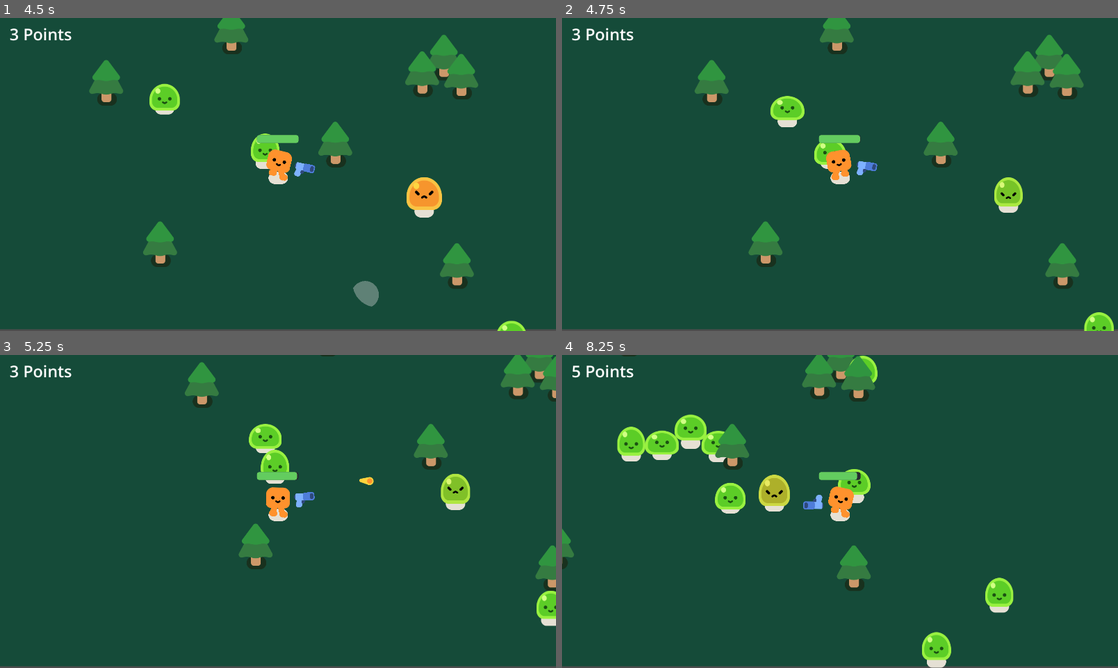
Above: before the commit, frames 1-4 (two rows, left to right).
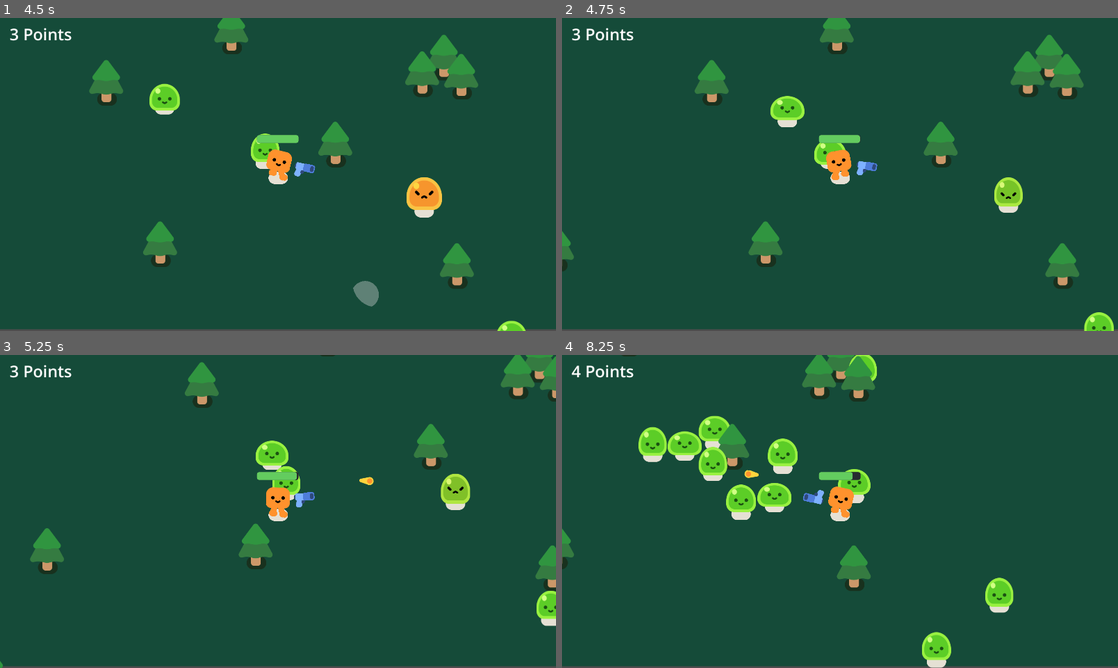
Above: after the commit, the same moments.

Repository: farinaceos/2d-godot-game
Game: Godot game, scene res://scenes/survivors_game.tscn
The game is run twice, just before and just after one commit, with the same random seed, the same clock (stepped at 60 frames per second) and the same inputs.
Inputs:
- Up to frame 1 (4.5 s): hold D (move_right) 0.53-1.28 s; hold S (move_down) 1.28-2.03 s; hold D (move_right) 2.03-2.78 s; hold W (move_up) 2.78-3.53 s; hold A (move_left) from 3.53 s (still down)
- Up to frame 2 (4.75 s): keep holding A (move_left)
- Up to frame 3 (5.25 s): release A (move_left) at 5.03 s; hold S (move_down) from 5.03 s (still down)
- Up to frame 4 (8.25 s): release S (move_down) at 5.78 s; hold D (move_right) 5.78-6.53 s; hold W (move_up) 6.53-7.28 s; hold D (move_right) 7.28-8.03 s; hold S (move_down) from 8.03 s (still down)

Frame 1 is identical in both runs. In frame 2, 0.2% of the frame differs, in the area x 0-3%, y 68-81%; in frame 3, 1.5%; in frame 4, 4.1%, in the area x 1-57%, y 0-53%.

Commit message:
Added tree spawn

Diff:
--- a/scenes/survivors_game.tscn
+++ b/scenes/survivors_game.tscn
@@ -12,6 +12,12 @@
 "points": PackedVector2Array(0, 0, 0, 0, -226, -356, 0, 0, 0, 0, 2106, -355, 0, 0, 0, 0, 2106, 1214, 0, 0, 0, 0, -223, 1212, 0, 0, 0, 0, -226, -353)
 }
 point_count = 5
+
+[sub_resource type="Curve2D" id="Curve2D_ahcxn"]
+_data = {
+"points": PackedVector2Array(0, 0, 0, 0, -1275, -998, 0, 0, 0, 0, -17, -1017, 0, 0, 0, 0, 1425, -1036, 0, 0, 0, 0, 1497, -156, 0, 0, 0, 0, 1478, 890, 0, 0, 0, 0, 20, 901, 0, 0, 0, 0, -1278, 882, 0, 0, 0, 0, -1282, -81, 0, 0, 0, 0, -1271, -1006)
+}
+point_count = 9
 
 [node name="Game" type="Node2D"]
 y_sort_enabled = true
@@ -40,6 +46,14 @@
 unique_name_in_owner = true
 position = Vector2(-226, -356)
 rotation = 0.000428816
+
+[node name="Path2D2" type="Path2D" parent="Player"]
+curve = SubResource("Curve2D_ahcxn")
+
+[node name="TreePathFollow2D" type="PathFollow2D" parent="Player/Path2D2"]
+unique_name_in_owner = true
+position = Vector2(-1275, -998)
+rotation = -0.0151022
 
 [node name="PineTree" parent="." instance=ExtResource("2_isqkl")]
 position = Vector2(351, 283)
--- a/script/mob.gd
+++ b/script/mob.gd
@@ -27,8 +27,5 @@
 		smoke.global_position = global_position
 
 
-
 func _on_slime_tree_exited():
 	GameManager.score += 1
-	#if GameManager.score > GameManager.highScore:
-	#	GameManager.highScore = GameManager.score
--- a/script/survivors_game.gd
+++ b/script/survivors_game.gd
@@ -8,15 +8,15 @@
 @onready var player = $Player
 
 # TRY TO SPAWN TREES LATER
-#func spawn_tree():
-	#var new_tree = preload("res://scenes/pine_tree.tscn")
-	#%PathFollow2D.progress_ratio = randf()
-	#new_tree.global_position = %PathFollow2D.global_position
-	#add_child(new_tree)
+func spawn_tree():
+	var new_tree = preload("res://scenes/pine_tree.tscn").instantiate()
+	%TreePathFollow2D.progress_ratio = randf()
+	new_tree.global_position = %TreePathFollow2D.global_position
+	add_child(new_tree)
 
 func _on_timer_timeout():
 	spawn_mob()
-	#spawn_tree()
+	spawn_tree()
 
 func _on_player_health_depleted():
 	%GameOver.visible = true
Not shown: 1 places in scenes/survivors_game.tscn that only renumber resources
Not shown, changed: README.md
